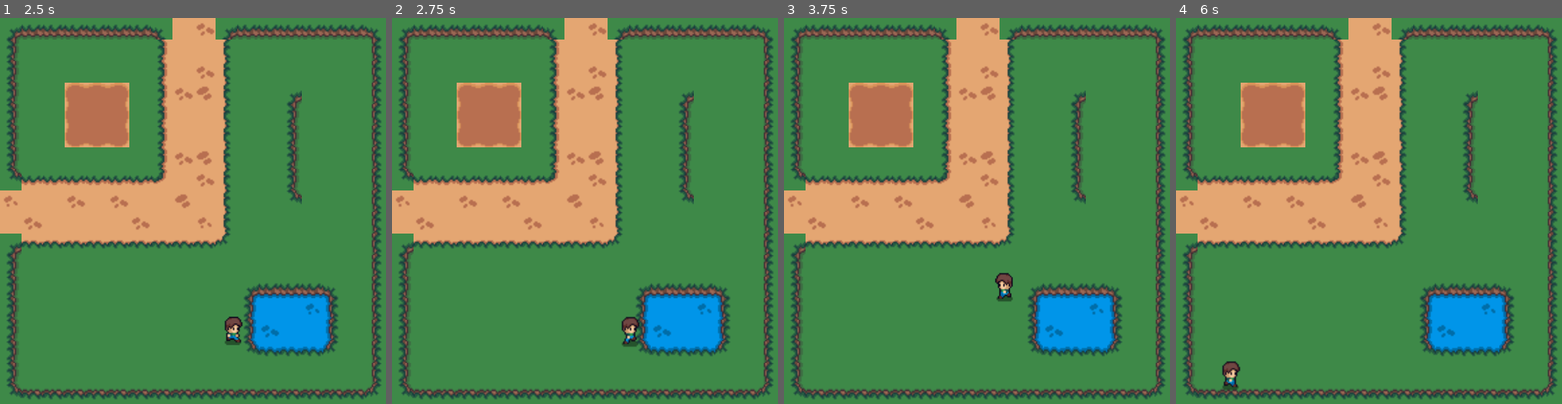
Above: before the commit, frames 1-4 (left to right).
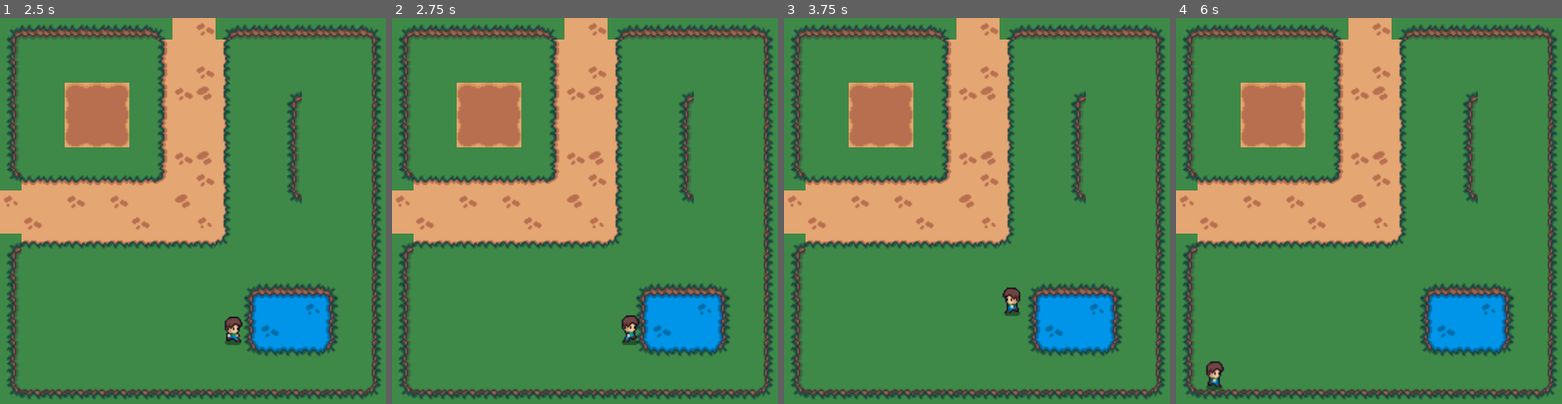
Above: after the commit, the same moments.

Repository: bestinshowgames/trizolams-tower
Game: Godot game, scene res://scenes/playground/playground.tscn
Two runs of this game, one before a commit and one after it. Both use one fixed random seed, a clock stepped at 60 frames per second and the inputs below. The project has no main scene, so this scene is started directly.
Inputs:
- Up to frame 1 (2.5 s): tap Enter at 0.5 s; hold D (right) 0.53-1.28 s; hold S (down) 1.28-2.03 s; hold D (right) from 2.03 s (still down)
- Up to frame 2 (2.75 s): keep holding D (right)
- Up to frame 3 (3.75 s): release D (right) at 2.78 s; hold W (up) 2.78-3.53 s; hold A (left) from 3.53 s (still down)
- Up to frame 4 (6 s): release A (left) at 5.03 s; hold S (down) 5.03-5.78 s; hold D (right) from 5.78 s (still down)

Frame 1 is identical in both runs. In frame 2, 0.2% of the frame differs, in the area x 59-65%, y 76-86%; in frame 3, 0.5%; in frame 4, 0.6%, in the area x 7-17%, y 88-97%.

Commit message:
feat(entities): create dodge command

Diff:
--- a/entities/common/actor.gd
+++ b/entities/common/actor.gd
@@ -3,3 +3,6 @@
 
 func walk(direction: Vector2, rate: float) -> void:
 	pass
+
+func dodge(direction: Vector2, rate: float) -> void:
+	pass
--- a/entities/common/actor_controller.gd
+++ b/entities/common/actor_controller.gd
@@ -4,6 +4,7 @@
 var actor: Actor
 
 var walk_command := WalkCommand.new()
+var dodge_command := DodgeCommand.new()
 
 func _init(actor: Actor) -> void:
 	self.actor = actor
--- /dev/null
+++ b/entities/common/commands/dodge_command.gd
@@ -0,0 +1,14 @@
+class_name DodgeCommand
+extends "res://entities/common/commands/command.gd"
+
+class Params:
+	var direction: Vector2
+	var rate: float
+
+	func _init(direction: Vector2, rate: float) -> void:
+		self.direction = direction
+		self.rate = rate
+
+func execute(actor: Actor, data: Object = null) -> void:
+	if data is Params:
+		actor.dodge(data.direction, data.rate)
--- a/entities/common/movement/movement_stats.gd
+++ b/entities/common/movement/movement_stats.gd
@@ -4,3 +4,4 @@
 @export var max_speed = 100.0
 @export var acceleration = 1000.0
 @export var friction = 500.0
+@export var dodge_factor = 5.0
--- a/entities/player/player.gd
+++ b/entities/player/player.gd
@@ -17,8 +17,22 @@
 	$ControllerContainer.add_child(_controller)
 
 func walk(direction: Vector2, rate: float) -> void:
+	_move(direction,
+		direction * movement_stats.max_speed,
+		movement_stats.acceleration * rate
+	)
+
+func dodge(direction: Vector2, rate: float) -> void:
+	_move(direction,
+		direction * movement_stats.max_speed * movement_stats.dodge_factor,
+		movement_stats.acceleration * rate * movement_stats.dodge_factor
+	)
+
+func _move(direction: Vector2, to: Vector2, delta: float):
 	if direction.length() > 0:
-		velocity = velocity.move_toward(direction * movement_stats.max_speed, movement_stats.acceleration * rate)
+		# TODO: Add a mechanism for halting current motion before moving
+		# toward new direction
+		velocity = velocity.move_toward(to, delta)
 		moved.emit(direction)
 	elif velocity != Vector2.ZERO:
 		velocity = Vector2.ZERO
--- a/entities/player/player.tscn
+++ b/entities/player/player.tscn
@@ -11,6 +11,7 @@
 max_speed = 100.0
 acceleration = 1000.0
 friction = 500.0
+dodge_factor = 5.0
 
 [sub_resource type="RectangleShape2D" id="RectangleShape2D_tidbe"]
 
--- a/entities/player/player_controller.gd
+++ b/entities/player/player_controller.gd
@@ -1,6 +1,43 @@
 class_name PlayerController
 extends ActorController
 
+var run_timer: Timer
+
+const COMBO_TIMEOUT = 0.2
+const MAX_COMBO_CHAIN = 2
+
+var last_key_delta = 0
+var key_combo = []
+
+var walk = true
+
+func _init(actor: Actor):
+	super(actor)
+	run_timer = Timer.new()
+	add_child(run_timer)
+	run_timer.timeout.connect(_on_run_timer_timeout)
+
+func _input(event) -> void:
+	if event is InputEventKey and event.pressed and !event.echo: # If distinct key press down
+		if last_key_delta > COMBO_TIMEOUT:                   # Reset combo if stale
+			key_combo = []
+
+		key_combo.append(event.keycode)                     # Otherwise add it to combo
+		if key_combo.size() > MAX_COMBO_CHAIN:               # Prune if necessary
+			key_combo.pop_front()
+
+		if key_combo.size() == 2 and key_combo[0] == key_combo[1]:
+			run_timer.start(0.1)
+			walk = false
+		last_key_delta = 0
+
 func _physics_process(delta: float) -> void:
+	last_key_delta += delta
 	var input = Input.get_vector("left", "right", "up", "down")
-	walk_command.execute(actor, WalkCommand.Params.new(input, delta))
+	if !walk:
+		dodge_command.execute(actor, DodgeCommand.Params.new(input, delta))
+	else:
+		walk_command.execute(actor, WalkCommand.Params.new(input, delta))
+
+func _on_run_timer_timeout():
+	walk = true
--- /dev/null
+++ b/entities/player/player_controller.tscn
@@ -0,0 +1,10 @@
+[gd_scene load_steps=2 format=3 uid="uid://dukxxtw54load"]
+
+[ext_resource type="Script" path="res://entities/player/player_controller.gd" id="1_cvu46"]
+
+[node name="PlayerController" type="Node"]
+script = ExtResource("1_cvu46")
+
+[node name="RunTimer" type="Timer" parent="."]
+
+[connection signal="timeout" from="RunTimer" to="." method="_on_run_timer_timeout"]
--- a/scenes/playground/playground.tscn
+++ b/scenes/playground/playground.tscn
@@ -8,7 +8,8 @@
 script = ExtResource("3_lynur")
 max_speed = 250.0
 acceleration = 1000.0
-friction = 500.0
+friction = 1000.0
+dodge_factor = 5.0
 
 [node name="Playground" type="Node2D"]
 
@@ -20,5 +21,5 @@
 
 [node name="Player" parent="." instance=ExtResource("2_3vtgo")]
 position = Vector2(75, 280)
-wall_min_slide_angle = 0.0
+wall_min_slide_angle = 0.523599
 movement_stats = SubResource("Resource_ji7t5")
